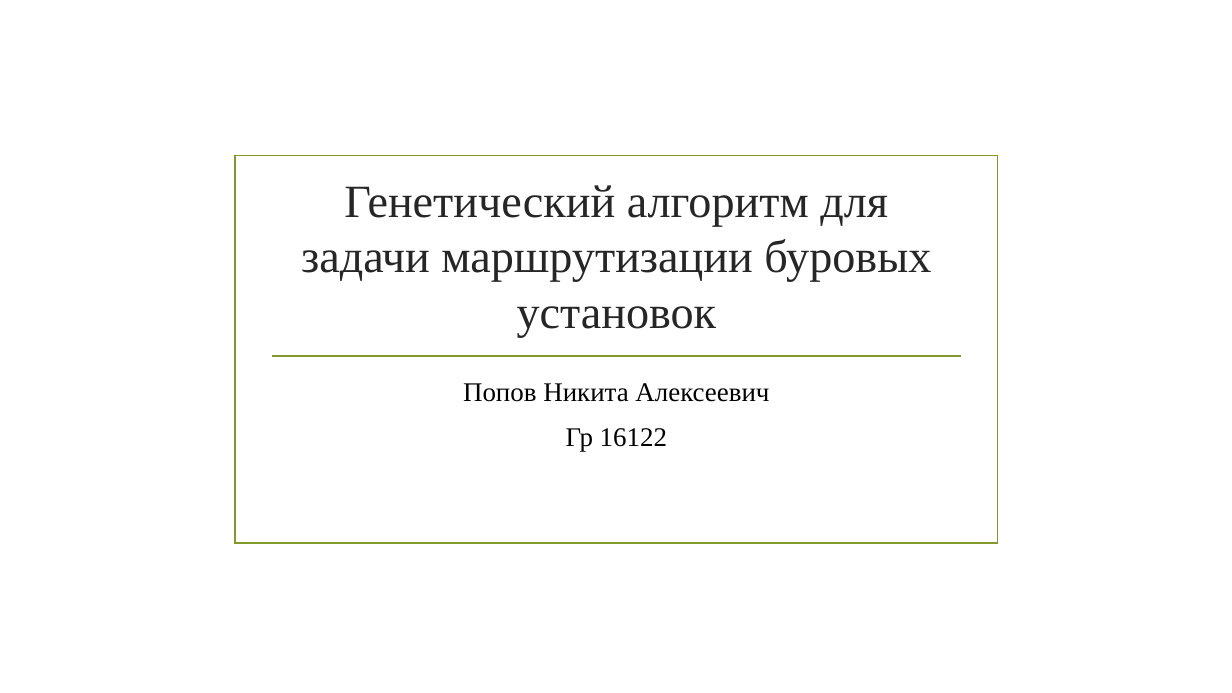
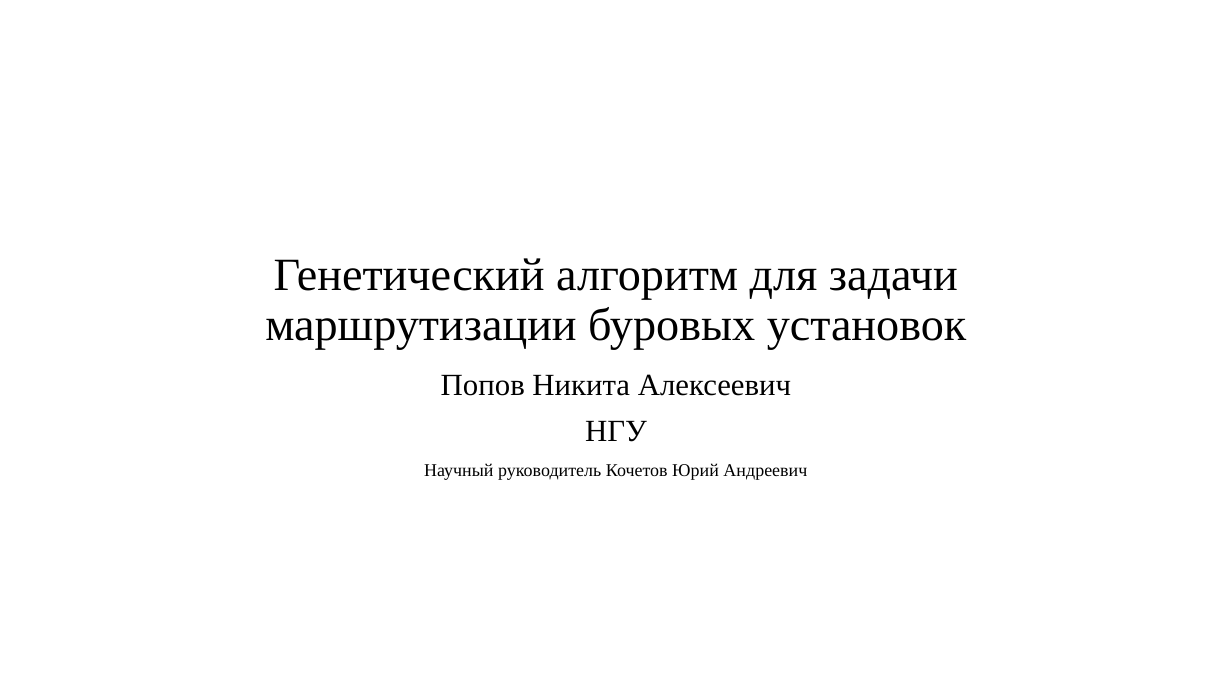
Before and after one commit to nikitka406/diplom, a slide deck: slide 1 of cpeck/diplom.pptx. Drawn at 1232x693 pixels with LibreOffice and Linux fonts; fonts in the diff are those of the drawing; background and template pictures are left out. Boxes give left, top, right and bottom in pixels: in the first picture for what was removed or moved away, otherwise in the second. Text is boxed around its words. In the diff, an @@ line names an element or a change of style, - is before the commit and + after.

```diff
--- a/cpeck/diplom.pptx
+++ b/cpeck/diplom.pptx
@@ title "Генетический алгоритм для задачи маршрутизации ...": place and size @@
-title "Генетический алгоритм для задачи маршрутизации ..." at bbox=[301, 185, 931, 337]
+title "Генетический алгоритм для задачи маршрутизации ..." at bbox=[265, 258, 967, 349]
@@ title "Генетический алгоритм для задачи маршрутизации ..." at bbox=[265, 258, 967, 349]: text colour #262626 to #000000; line spacing 1 to 0.9 @@
@@ rectangle removed at bbox=[236, 156, 998, 543] @@
@@ line removed from (272, 356) to (961, 356) @@
@@ subtitle "Попов Никита Алексеевич": place and size @@
-subtitle "Попов Никита Алексеевич" at bbox=[463, 383, 769, 452]
+subtitle "Попов Никита Алексеевич" at bbox=[424, 374, 807, 480]
@@ subtitle at bbox=[441, 374, 791, 396]: size 21 to 24 pt in "Попов Никита Алексеевич"; line spacing 1 to 0.9 @@
@@ subtitle at bbox=[424, 420, 807, 480]: text changed; size 21 to 14 pt @@
-Гр 16122
+НГУ
+Научный руководитель Кочетов Юрий Андреевич
```
Also in this commit, not shown: 5 other slides changed, 7 slides added, 18 slides removed, 5 other files.
